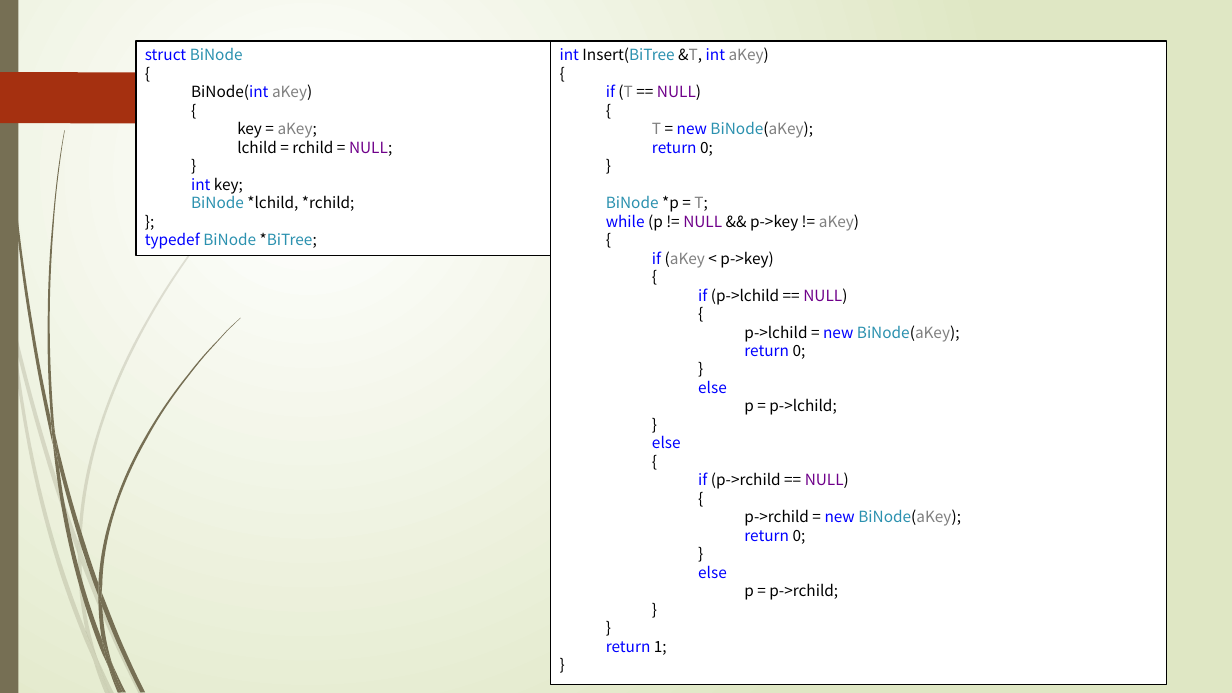
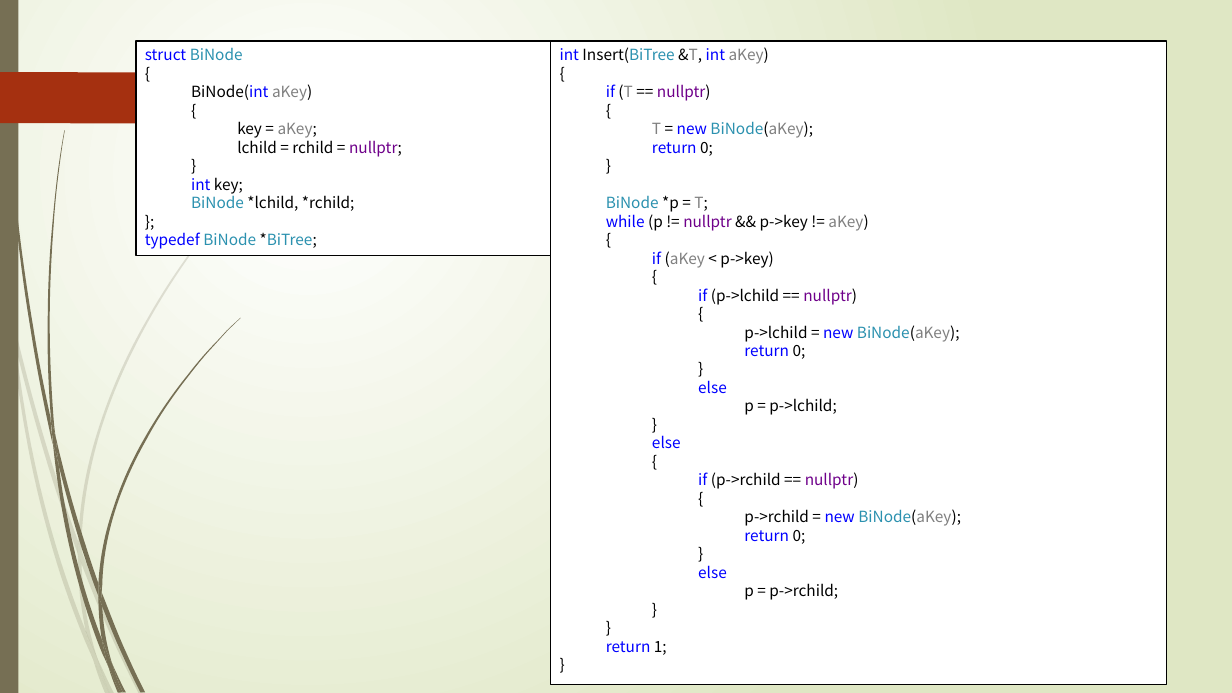
Before and after one commit to TeacherPeng/Datastruct, a slide deck: slide 19 of 教案/第08章 集合与查找.pptx. Drawn at 1232x693 pixels with LibreOffice and Linux fonts; fonts in the diff are those of the drawing. Boxes give left, top, right and bottom in pixels: in the first picture for what was removed or moved away, otherwise in the second. Text is boxed around its words. In the diff, an @@ line names an element or a change of style, - is before the commit and + after.

```diff
--- a/教案/第08章 集合与查找.pptx
+++ b/教案/第08章 集合与查找.pptx
@@ text in rectangle at (606,84,711,101): text changed; text colour #000000 to #6F008A @@
-  if (T == NULL)
+  if (T == nullptr)
@@ text in rectangle at (237,137,402,157): text changed @@
-    lchild = rchild = NULL;
+    lchild = rchild = nullptr;
@@ text in rectangle at (606,214,868,231): text changed @@
-  while (p != NULL && p->key != aKey)
+  while (p != nullptr && p->key != aKey)
@@ text in rectangle at (698,288,857,305): text changed @@
-      if (p->lchild == NULL)
+      if (p->lchild == nullptr)
@@ text in rectangle at (698,472,859,489): text changed @@
-      if (p->rchild == NULL)
+      if (p->rchild == nullptr)
```
Also in this commit, not shown: 3 other slides changed, 1 slide added, 3 other files.
